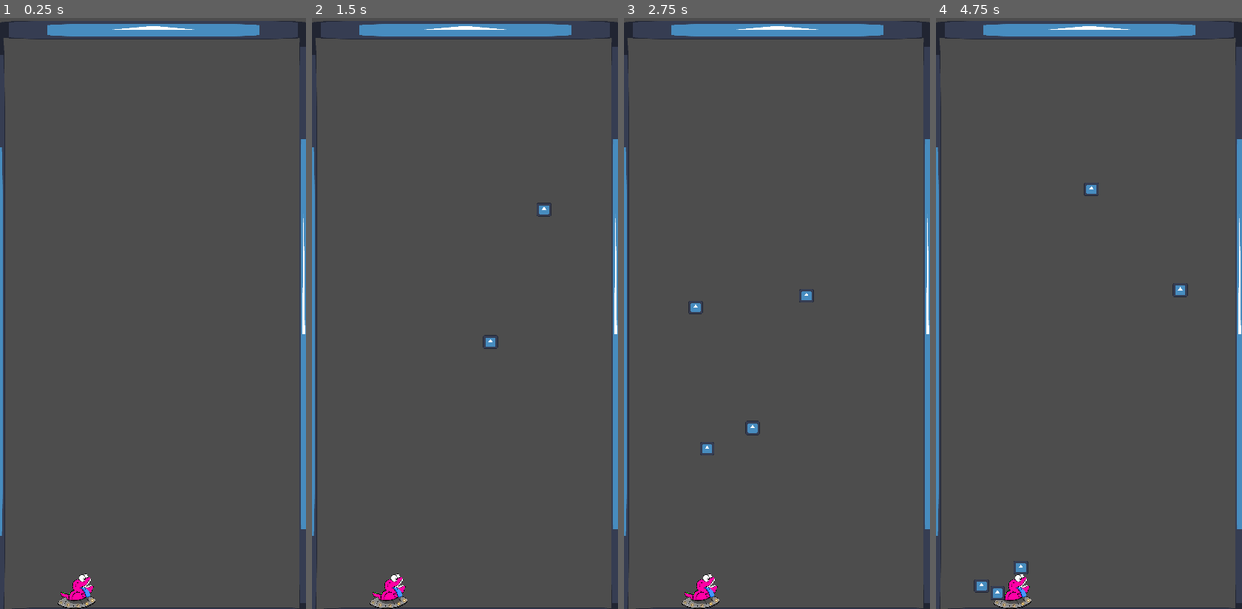
Above: before the commit, frames 1-4 (left to right).
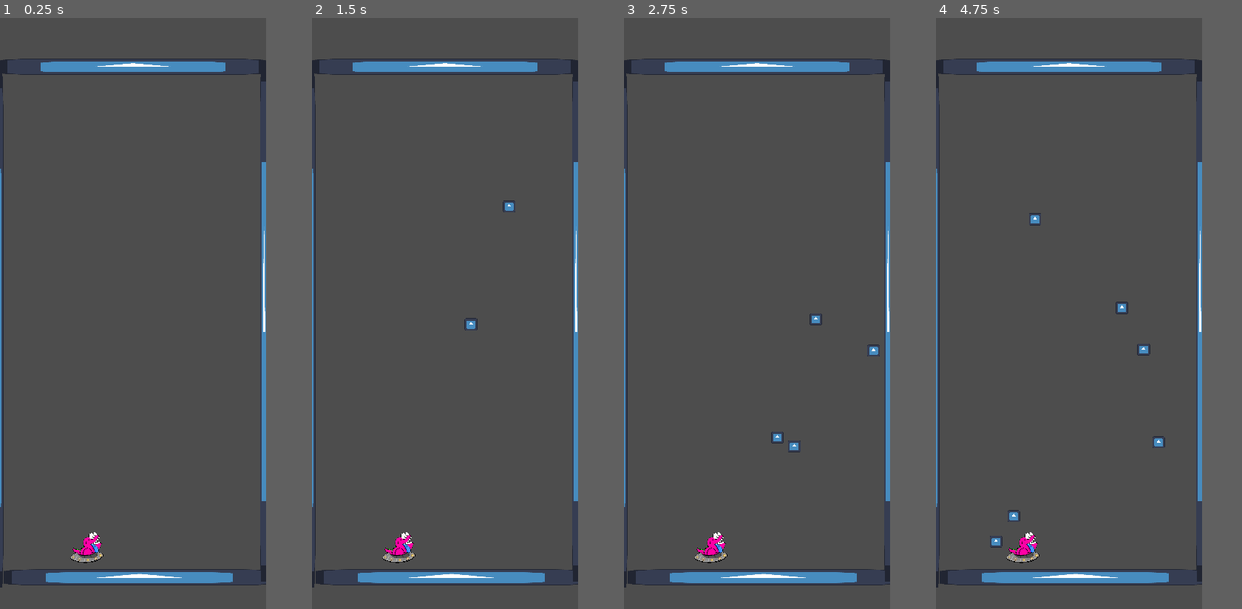
Above: after the commit, the same moments.

Repository: MarcelSunyer/Godot_BBTan
Game: Godot game, scene res://Scenes/Scena_Game.tscn
The game is run twice, just before and just after one commit, with the same random seed, the same clock (stepped at 60 frames per second) and the same inputs. The engine's default icon, where the game draws it, is replaced by a stand-in: a white triangle on a blue panel in a dark square.
Inputs (mouse positions are in pixels of both pictures, inside the frame that each line leads up to):
- Up to frame 1 (0.25 s): no input
- Up to frame 2 (1.5 s): tap Enter at 0.5 s; move the mouse to (532, 283) at 0.52 s; click (532, 283) at 0.6 s; move the mouse to (403, 343) at 1.27 s; click (403, 343) at 1.35 s
- Up to frame 3 (2.75 s): move the mouse to (807, 183) at 2.02 s; click (807, 183) at 2.1 s
- Up to frame 4 (4.75 s): move the mouse to (1073, 431) at 2.77 s; click (1073, 431) at 2.85 s; move the mouse to (1180, 402) at 3.52 s; click (1180, 402) at 3.6 s; move the mouse to (997, 224) at 4.27 s; click (997, 224) at 4.35 s
In our replay, the window is 414x800 before the commit and 360x800 after it. These sizes can differ from the game's own. Grey fills any space a smaller window leaves; there, only what the larger window draws over its background counts as a difference.

The runs differ from the first frame. In frame 1, 8.2% of the frame differs, in the area x 0-100%, y 0-100%; in frame 2, 8.4%; in frame 3, 8.6%; in frame 4, 8.7%.

Commit message:
Desctrucción por collision jiji la posición va chueck

Diff:
--- a/Scenes/Scena_Game.tscn
+++ b/Scenes/Scena_Game.tscn
@@ -1,15 +1,14 @@
-[gd_scene load_steps=7 format=3 uid="uid://bwhu6kbxplsve"]
+[gd_scene load_steps=6 format=3 uid="uid://bwhu6kbxplsve"]
 
 [ext_resource type="Texture2D" uid="uid://dgx2rkhrgxhxt" path="res://icon.svg" id="1_0wesq"]
 [ext_resource type="Texture2D" uid="uid://b0vo4jgxpfipm" path="res://Imagenes/Glotooon.png" id="2_fqk5b"]
-[ext_resource type="Script" path="res://Scritps/Apuntado.gd" id="3_ffui0"]
 [ext_resource type="Script" path="res://Scritps/Shoots.gd" id="4_0ttpa"]
 
 [sub_resource type="RectangleShape2D" id="RectangleShape2D_sim8r"]
 size = Vector2(127, 127)
 
-[sub_resource type="RectangleShape2D" id="RectangleShape2D_jvq44"]
-size = Vector2(920.818, 80.0002)
+[sub_resource type="RectangleShape2D" id="RectangleShape2D_qow8h"]
+size = Vector2(487.615, 20)
 
 [node name="Node2D" type="Node2D"]
 position = Vector2(-236, 180)
@@ -66,26 +65,23 @@
 position = Vector2(64.5, 64.5)
 shape = SubResource("RectangleShape2D_sim8r")
 
+[node name="Gloton" type="StaticBody2D" parent="Walls"]
+position = Vector2(242.761, 694)
+
+[node name="CollisionShape2D" type="CollisionShape2D" parent="Walls/Gloton"]
+position = Vector2(-1.04637, 0)
+shape = SubResource("RectangleShape2D_qow8h")
+
 [node name="Glotooon" type="Sprite2D" parent="."]
-position = Vector2(128.705, 660)
+position = Vector2(165.329, 647)
 scale = Vector2(0.05, 0.05)
 texture = ExtResource("2_fqk5b")
 
-[node name="CharacterBody2D" type="CharacterBody2D" parent="Glotooon"]
-script = ExtResource("3_ffui0")
-
-[node name="CollisionShape2D" type="CollisionShape2D" parent="Glotooon/CharacterBody2D"]
-visible = false
-position = Vector2(-20.928, 400)
-scale = Vector2(0.999999, 0.999999)
-shape = SubResource("RectangleShape2D_jvq44")
-
 [node name="Shoot" type="CharacterBody2D" parent="Glotooon"]
-position = Vector2(565.052, 0)
+position = Vector2(648.763, 100)
 rotation = 3.14159
 scale = Vector2(97.307, -100)
 script = ExtResource("4_0ttpa")
 
 [node name="Camera2D" type="Camera2D" parent="."]
 position = Vector2(246.947, 251)
-scale = Vector2(1, 1)
--- a/Scritps/balls.gd
+++ b/Scritps/balls.gd
@@ -9,8 +9,7 @@
 	# Mover la bola
 	var collision_info = move_and_collide(ball_speed * delta)
 	if collision_info:
+		var body = collision_info.get_collider()
+		if body is StaticBody2D and body.name == "Gloton":
+			queue_free()
 		ball_speed = ball_speed.bounce(collision_info.get_normal())
-	print_debug(position)
-	# Verificar si la bola ha alcanzado la posición límite
-	if position.y >= limit_position:
-		queue_free()  # Eliminar la bola de la escena
--- a/project.godot
+++ b/project.godot
@@ -18,7 +18,7 @@
 [display]
 
 window/size/viewport_width=450
-window/size/viewport_height=870
+window/size/viewport_height=1000
 window/size/initial_position=Vector2i(-225, -435)
 window/stretch/mode="canvas_items"
 
